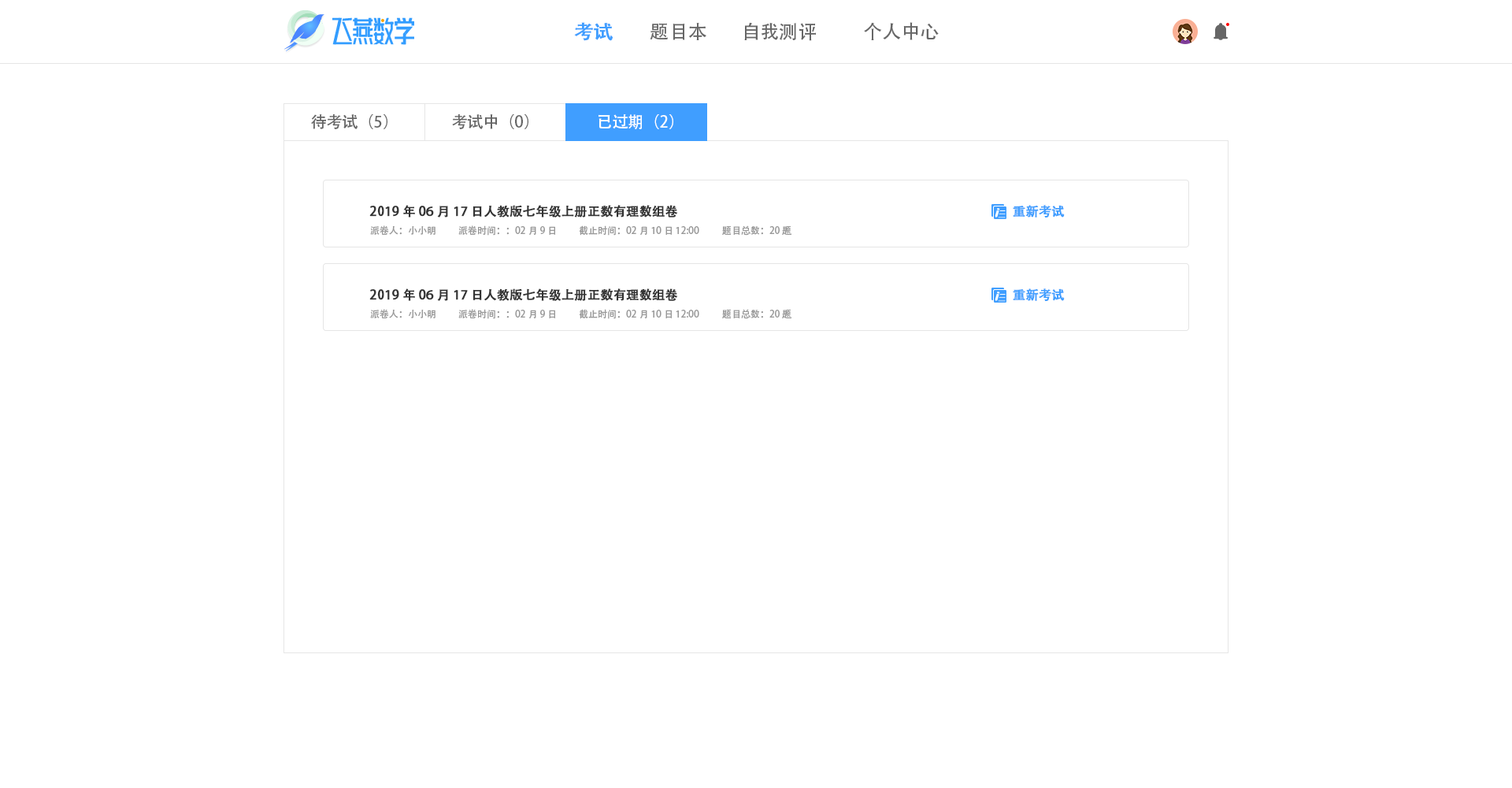
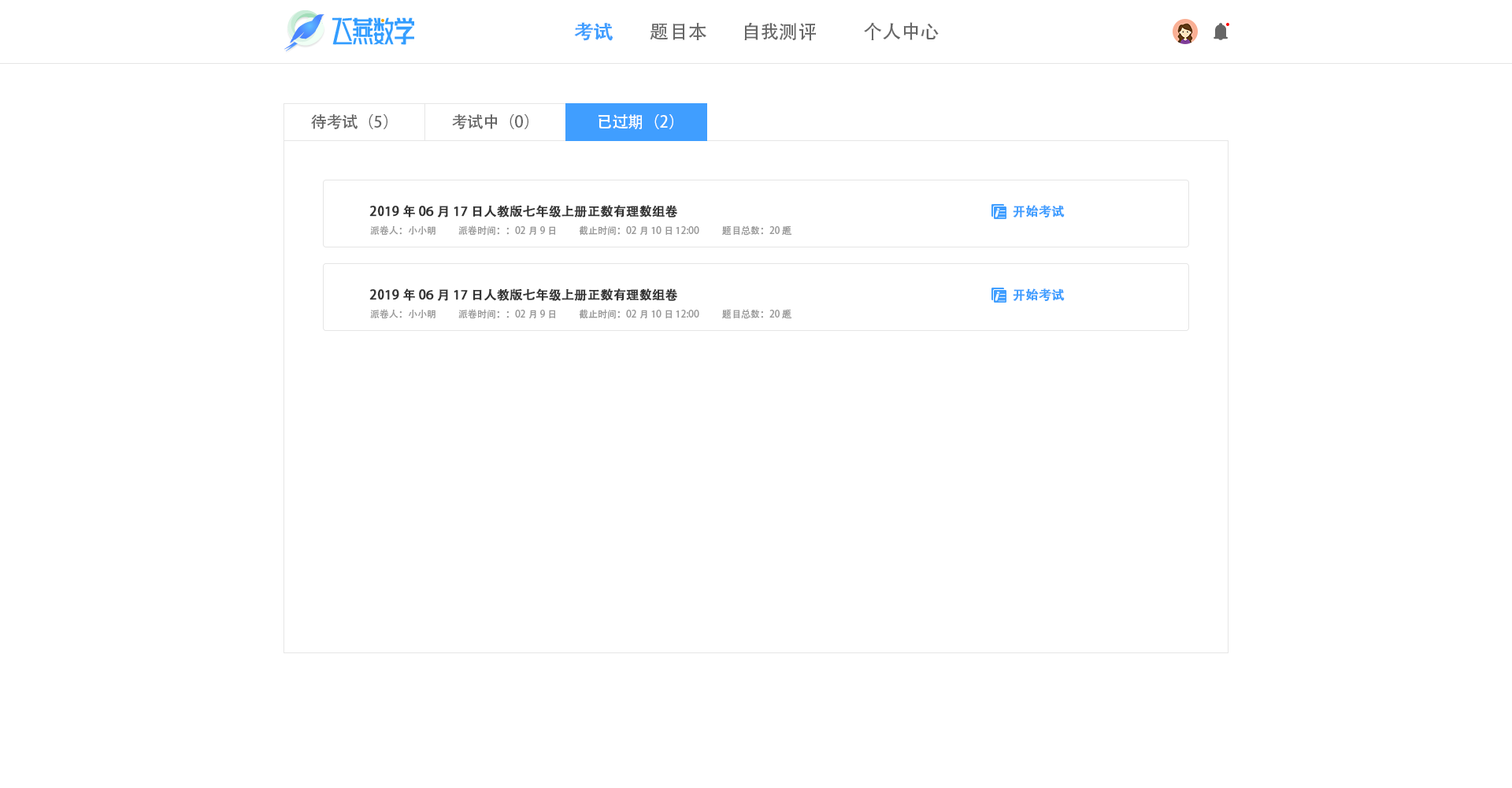
The second 1512x788 image is a revision of the first. Changes to its layers:
renamed "重新考试 拷贝" to "开始考试", painted on it over (x1=1013, y1=288, x2=1040, y2=301)
renamed "重新考试" to "开始考试", painted on it over (x1=1013, y1=204, x2=1040, y2=218)
